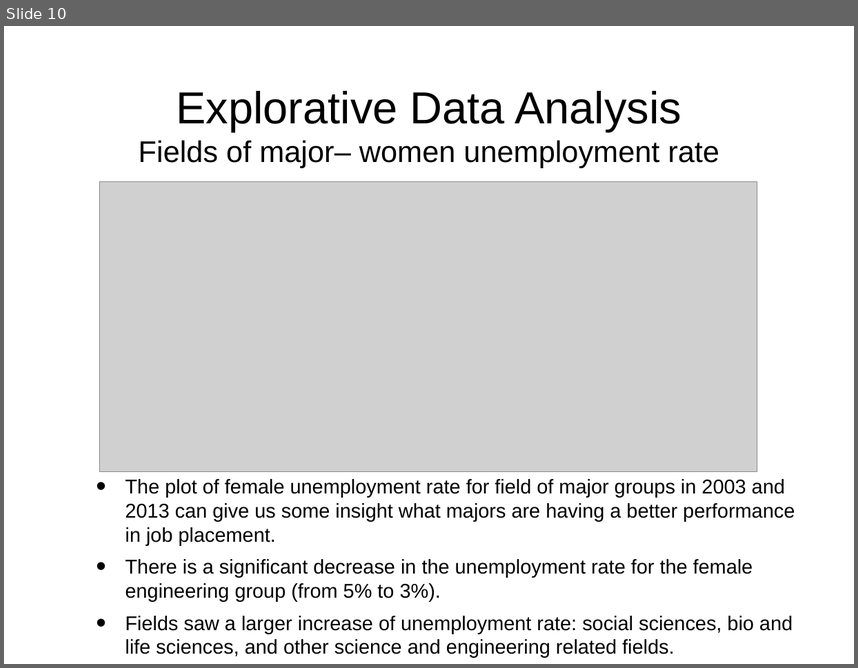
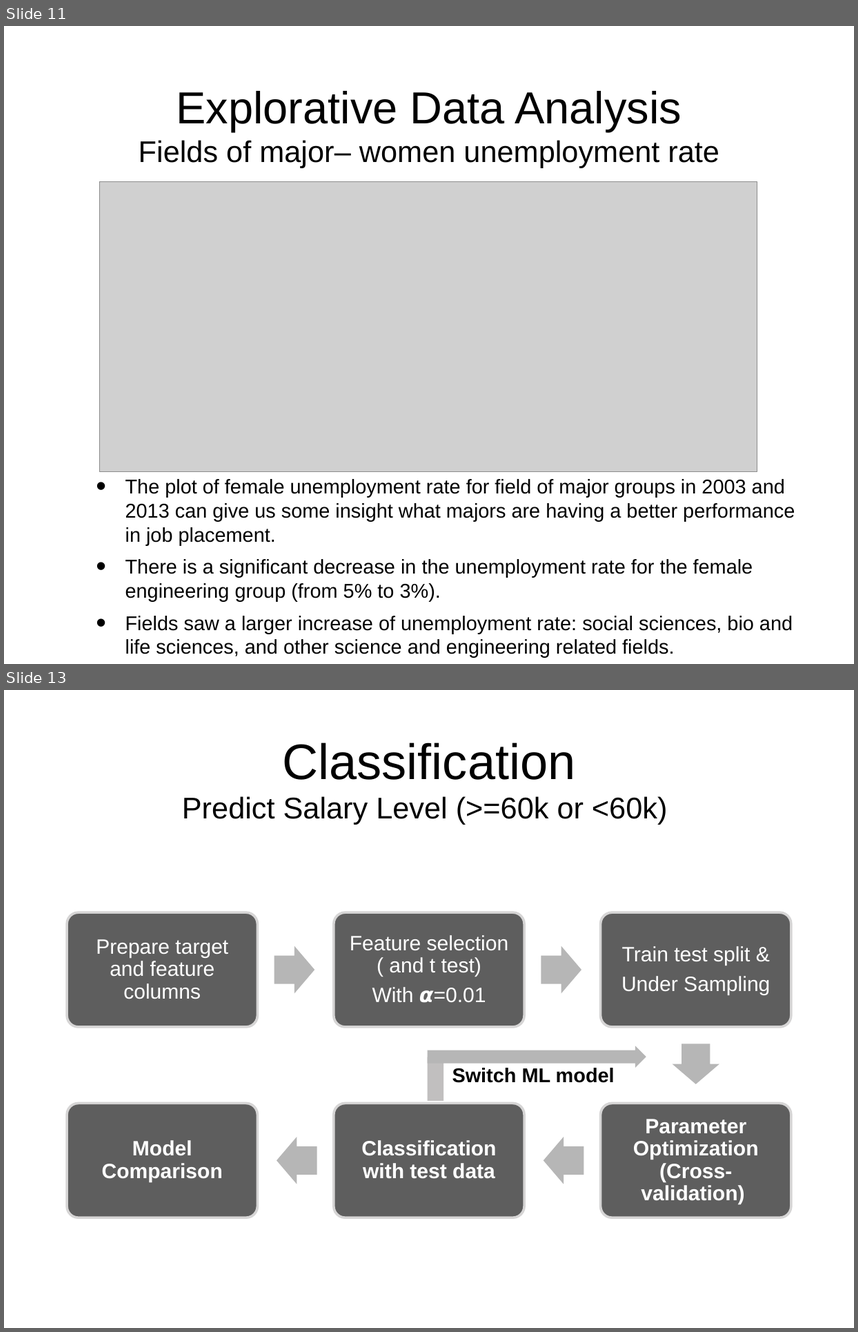
Before and after one commit to shuojiashi/women_in_stem, a slide deck: womenInSTEM_project_slides.pptx. Shown one above the other, each under a label of ours: slide 10 before the commit, slides 11 and 13 after it; the slides between them are not shown. The pictures are 858x668 and 858x1332 pixels, drawn with LibreOffice and Linux fonts; fonts in the diff are those of the drawing; grey boxes stand for pictures. Boxes give left, top, right and bottom in pixels: in the first picture for what was removed or moved away, otherwise in the second. Text is boxed around its words. In the diff, an @@ line names an element or a change of style, - is before the commit and + after.

```diff
--- a/womenInSTEM_project_slides.pptx
+++ b/womenInSTEM_project_slides.pptx
@@ slide 13 added at (4, 690, 854, 1328), background #FFFFFF @@
@@ title added at (182, 742, 667, 825), 36 pt, text #000000 @@
+    Classification
+    Predict Salary Level (>=60k or <60k)
@@ rectangle added at (427, 1057, 444, 1101), fill #C1BFBF @@
@@ right arrow added at (427, 1045, 646, 1067), fill #B6B6B6 @@
@@ text added at (452, 1067, 615, 1083), 24 pt, text #000000, bold @@
+Switch ML model
@@ group added at (67, 912, 791, 1217): 6 rounded rectangles, 6 texts, 5 right arrows @@
+Prepare target and feature columns
+Feature selection ( and t test)
+With 𝞪=0.01
+Train test split &
+Under Sampling
+Parameter Optimization (Cross-validation)
+Classification with test data
+Model Comparison
@@ what was slide 10 is now slide 11 @@
```
Also in this commit, not shown: 4 slides changed, 3 other slides added, 1 slide removed, 4 other files.
